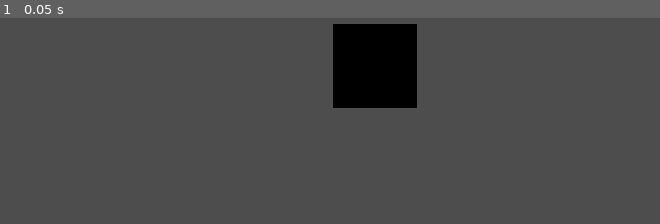
Above: before the commit, frame 1.
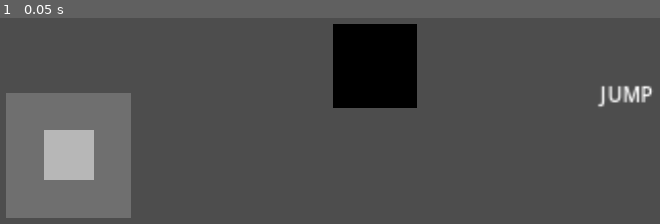
Above: after the commit, the same moment.

Repository: fuadusman3993-eng/ROAD
Game: Godot game, scene res://scenes/main.tscn
Same seed, same stepped clock (60 frames per second), same inputs: the game is played once before the commit and once after it.
Inputs:
- Up to frame 1 (0.05 s): no input

The runs differ from the first frame. In frame 1, 12% of the frame differs, in the area x 0-99%, y 33-98%.

Commit message:
Pivot to Android Mobile: Switch to mobile renderer, add touch controls, and update APK export

Diff:
--- a/project.godot
+++ b/project.godot
@@ -12,7 +12,7 @@
 
 config/name="ROAD"
 run/main_scene="res://scenes/main.tscn"
-config/features=PackedStringArray("4.2", "Forward Plus")
+config/features=PackedStringArray("4.2", "Mobile")
 config/icon="res://icon.svg"
 
 [display]
@@ -20,8 +20,13 @@
 window/size/viewport_width=1280
 window/size/viewport_height=720
 window/stretch/mode="canvas_items"
+window/handheld/orientation=1
+
+[input_devices]
+
+pointing/emulate_touch_from_mouse=true
 
 [rendering]
 
-renderer/rendering_method="forward_plus"
+renderer/rendering_method="mobile"
 textures/vram_compression/import_etc2_astc=true
--- a/scenes/main.tscn
+++ b/scenes/main.tscn
@@ -1,6 +1,10 @@
-[gd_scene format=3 uid="uid://b2x6y2m6v5j7k"]
+[gd_scene load_steps=2 format=3 uid="uid://b2x6y2m6v5j7k"]
+
+[ext_resource type="PackedScene" uid="uid://c6l8j1w3v2k4n" path="res://scenes/touch_controls.tscn" id="1_touch"]
 
 [node name="Main" type="Node3D"]
+
+[node name="TouchControls" parent="." instance=ExtResource("1_touch")]
 
 [node name="DirectionalLight3D" type="DirectionalLight3D" parent="."]
 transform = Transform3D(-0.866025, -0.433013, 0.25, 0, 0.5, 0.866025, -0.5, 0.75, -0.433013, 0, 0, 0)
--- /dev/null
+++ b/scenes/touch_controls.tscn
@@ -0,0 +1,58 @@
+[gd_scene format=3 uid="uid://c6l8j1w3v2k4n"]
+
+[node name="TouchControls" type="CanvasLayer"]
+
+[node name="Joystick" type="Control" parent="."]
+layout_mode = 3
+anchors_preset = 2
+anchor_top = 1.0
+anchor_bottom = 1.0
+offset_left = 50.0
+offset_top = -250.0
+offset_right = 250.0
+offset_bottom = -50.0
+grow_vertical = 0
+
+[node name="Base" type="ColorRect" parent="Joystick"]
+layout_mode = 1
+anchors_preset = 8
+anchor_left = 0.5
+anchor_top = 0.5
+anchor_right = 0.5
+anchor_bottom = 0.5
+offset_left = -100.0
+offset_top = -100.0
+offset_right = 100.0
+offset_bottom = 100.0
+grow_horizontal = 2
+grow_vertical = 2
+color = Color(1, 1, 1, 0.196078)
+
+[node name="Stick" type="ColorRect" parent="Joystick/Base"]
+layout_mode = 1
+anchors_preset = 8
+anchor_left = 0.5
+anchor_top = 0.5
+anchor_right = 0.5
+anchor_bottom = 0.5
+offset_left = -40.0
+offset_top = -40.0
+offset_right = 40.0
+offset_bottom = 40.0
+grow_horizontal = 2
+grow_vertical = 2
+color = Color(1, 1, 1, 0.498039)
+
+[node name="JumpButton" type="TouchScreenButton" parent="."]
+position = Vector2(1000, 450)
+scale = Vector2(2, 2)
+shape_centered = false
+action = "ui_accept"
+visibility_mode = 1
+
+[node name="Label" type="Label" parent="JumpButton"]
+offset_right = 40.0
+offset_bottom = 23.0
+text = "JUMP"
+horizontal_alignment = 1
+vertical_alignment = 1
Not shown, changed: export_presets.cfg
Not shown, changed: .github/workflows/godot_build.yml
